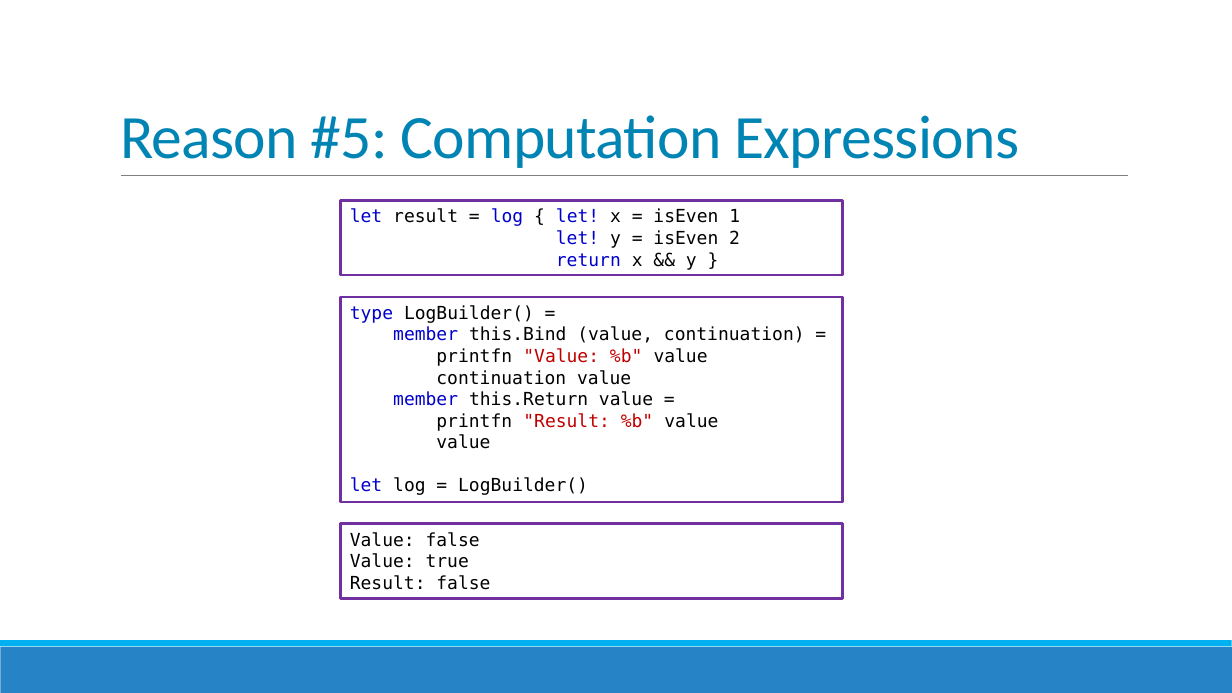
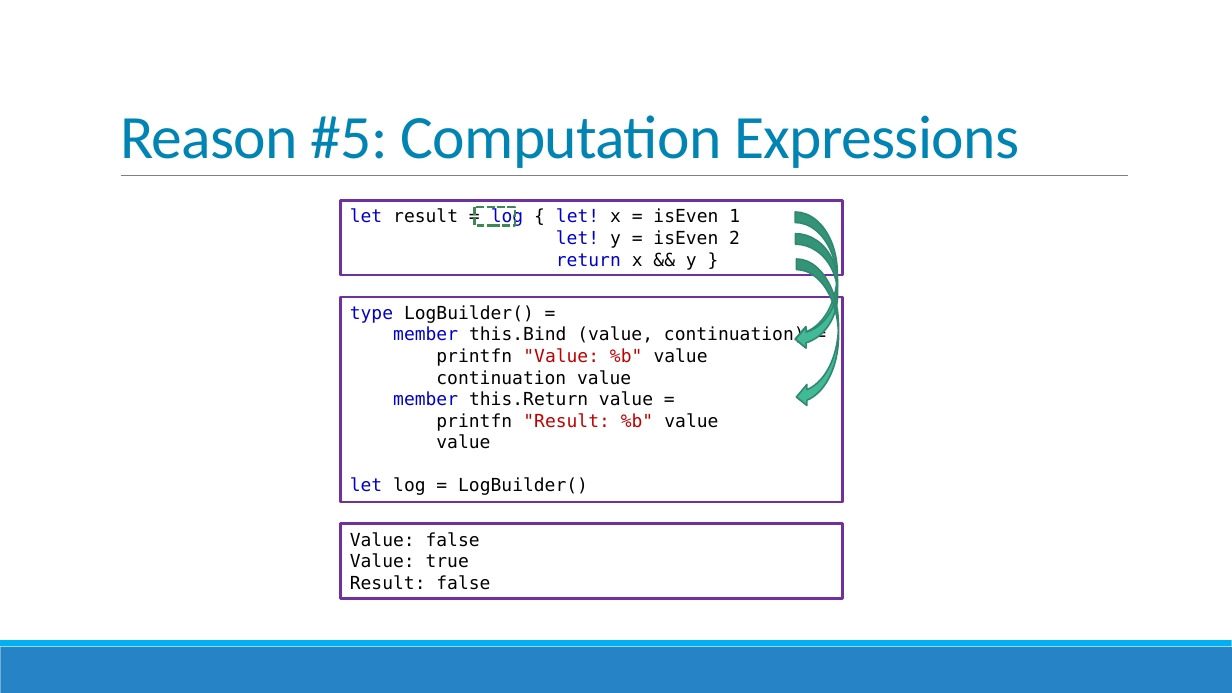
Before and after one commit to jorgef/fivereasons, a slide deck: slide 31 of FiveReasons.pptx (slide 28 before the commit). Drawn at 1232x693 pixels with LibreOffice and Linux fonts; fonts in the diff are those of the drawing. Boxes give left, top, right and bottom in pixels: in the first picture for what was removed or moved away, otherwise in the second. Text is boxed around its words. In the diff, an @@ line names an element or a change of style, - is before the commit and + after.

```diff
--- a/FiveReasons.pptx
+++ b/FiveReasons.pptx
@@ rectangle added at (474, 207, 515, 226), outline #3E8853 2 pt dashed @@
@@ curved right arrow added at (796, 212, 838, 349), fill #42BA97, outline #318A70 1.25 pt @@
@@ curved right arrow added at (796, 234, 838, 350), fill #42BA97, outline #318A70 1.25 pt @@
@@ curved right arrow added at (797, 259, 839, 408), fill #42BA97, outline #318A70 1.25 pt @@
```
Also in this commit, not shown: 14 other slides changed, 3 slides added, 5 other files.
